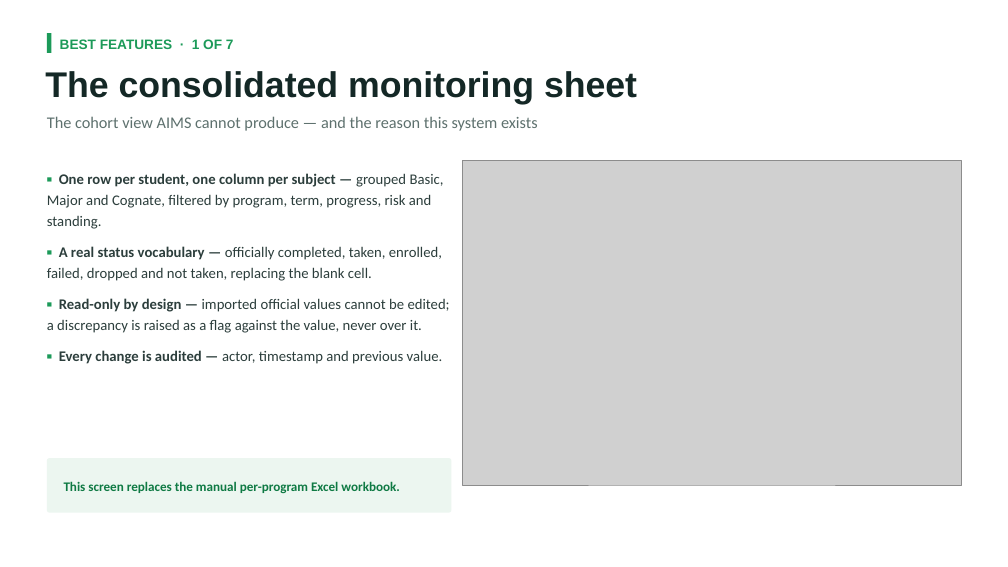
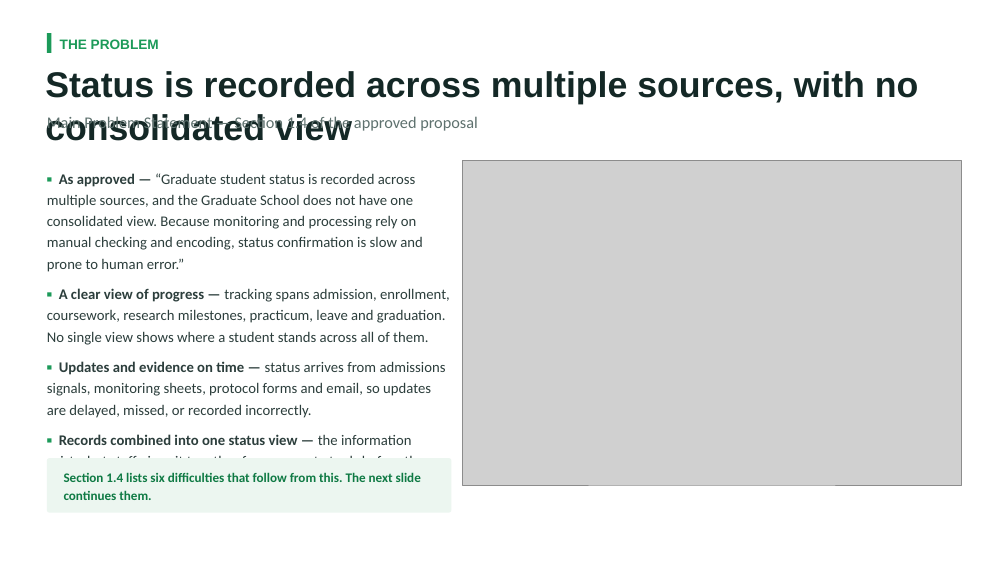
Before and after one commit to miguisanson/CAPSTONE-USLS-MVP, a slide deck: slide 3 of Documents/CAPSTONE_ONLY/CAP-IT1 Defense Deck.pptx (slide 13 before the commit). Drawn at 1008x567 pixels with LibreOffice and Linux fonts; fonts in the diff are those of the drawing; grey boxes stand for pictures; background and template pictures are left out. Boxes give left, top, right and bottom in pixels: in the first picture for what was removed or moved away, otherwise in the second. Text is boxed around its words. In the diff, an @@ line names an element or a change of style, - is before the commit and + after.

```diff
--- a/Documents/CAPSTONE_ONLY/CAP-IT1 Defense Deck.pptx
+++ b/Documents/CAPSTONE_ONLY/CAP-IT1 Defense Deck.pptx
@@ text at [60,39,159,49]: text changed @@
-BEST FEATURES · 1 OF 7
+THE PROBLEM
@@ text at [45,71,919,141]: text changed @@
-The consolidated monitoring sheet
+Status is recorded across multiple sources, with no consolidated view
@@ text at [47,115,478,133]: text changed @@
-The cohort view AIMS cannot produce — and the reason this system exists
+Main Problem Statement — Section 1.4 of the approved proposal
@@ text at [47,173,450,458]: text changed @@
-▪ One row per student, one column per subject — grouped Basic, Major and Cognate, filtered by program, term, progress, risk and standing.
-▪ A real status vocabulary — officially completed, taken, enrolled, failed, dropped and not taken, replacing the blank cell.
-▪ Read-only by design — imported official values cannot be edited; a discrepancy is raised as a flag against the value, never over it.
-▪ Every change is audited — actor, timestamp and previous value.
+▪ As approved — “Graduate student status is recorded across multiple sources, and the Graduate School does not have one consolidated view. Because monitoring and processing rely on manual checking and encoding, status confirmation is slow and prone to human error.”
+▪ A clear view of progress — tracking spans admission, enrollment, coursework, research milestones, practicum, leave and graduation. No single view shows where a student stands across all of them.
+▪ Updates and evidence on time — status arrives from admissions signals, monitoring sheets, protocol forms and email, so updates are delayed, missed, or recorded incorrectly.
+▪ Records combined into one status view — the information exists, but staff piece it together from separate tools before they can confirm a student’s standing.
@@ text at [64,472,421,500]: text changed @@
-This screen replaces the manual per-program Excel workbook.
+Section 1.4 lists six difficulties that follow from this. The next slide continues them.
```
Also in this commit, not shown: 5 other slides changed, 2 slides added, 14 slides removed, 7 other files.
